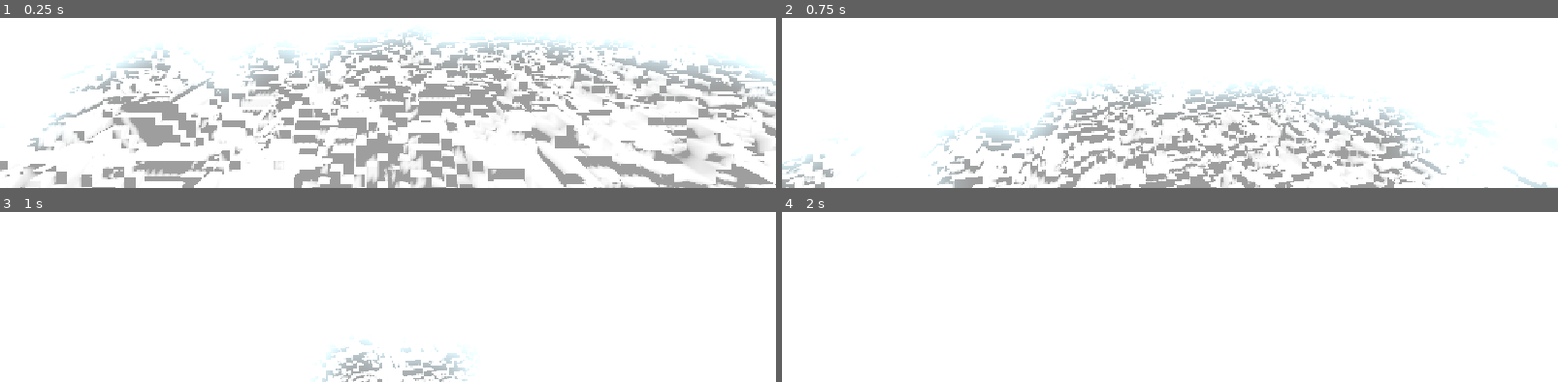
Above: before the commit, frames 1-4 (two rows, left to right).
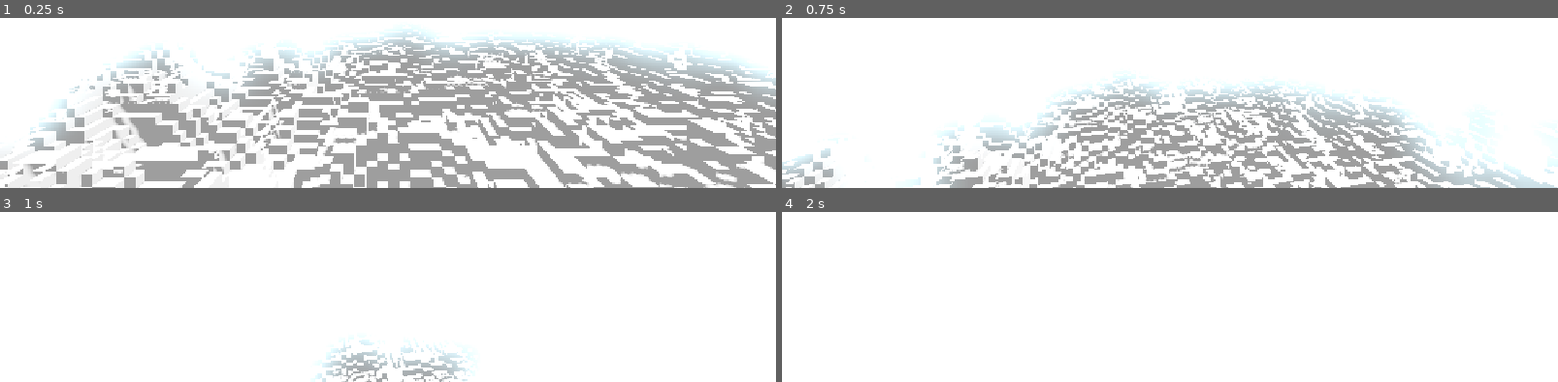
Above: after the commit, the same moments.

Repository: Lost-Rabbit-Digital/The_Voxel_Project
Game: Godot game, scene res://scenes/voxel_test_scene.tscn
Two runs of this game, one before a commit and one after it. Both use one fixed random seed, a clock stepped at 60 frames per second and the inputs below.
Inputs (mouse positions are in pixels of both pictures, inside the frame that each line leads up to):
- Up to frame 1 (0.25 s): no input
- Up to frame 2 (0.75 s): tap Enter at 0.5 s; move the mouse to (outside the picture) at 0.52 s; hold E (up) from 0.53 s (still down); hold Shift from 0.53 s (still down)
- Up to frame 3 (1 s): keep holding E (up); keep holding Shift
- Up to frame 4 (2 s): keep holding E (up); move the mouse to (outside the picture) at 1.27 s; release Shift at 1.28 s; tap R at 1.35 s

The runs differ from the first frame. In frame 1, 17% of the frame differs, in the area x 0-100%, y 6-100%; in frame 2, 8.2%; in frame 3, 0.5%; in frame 4, nothing differs.

Commit message:
Fix face winding order, normals, and ambient occlusion in chunk_mesh_builder
Changes:
- Remove generate_normals() call to use only manual normals for flat shading
- Set normal for each vertex individually in _add_quad function
- Add detailed comments explaining vertex ordering for each face (CCW from outside)
- Improve ambient occlusion brightness values for better visibility:
  * Top: 1.0 (brightest, facing sky)
  * Bottom: 0.6 (darker, in shadow)
  * North/South: 0.85 (slightly shaded)
  * East/West: 0.75 (medium shade)
- All faces use counter-clockwise winding when viewed from outside
- Ensures proper backface culling and face visibility

This fixes issues with face coordinates and ambient occlusion rendering.

Diff:
--- a/godot_project/scripts/voxel_engine_v2/systems/chunk_mesh_builder.gd
+++ b/godot_project/scripts/voxel_engine_v2/systems/chunk_mesh_builder.gd
@@ -85,8 +85,7 @@
 		print("[MeshBuilder] No vertices to mesh, returning null")
 		return null
 
-	# Generate normals and create mesh
-	st.generate_normals()
+	# Index the mesh for optimization (manual normals already set, no auto-generation needed)
 	st.index()
 
 	# Create mesh instance
@@ -195,83 +194,88 @@
 			return Color(1.0, 0.0, 1.0)  # Magenta for unknown types
 
 ## Add a quad (two triangles) with color
+## Vertices should be in counter-clockwise order when viewed from outside
 func _add_quad(st: SurfaceTool, vertices: PackedVector3Array, normal: Vector3, color: Color) -> void:
-	# First triangle (0, 1, 2)
+	# First triangle (0, 1, 2) - counter-clockwise
 	st.set_color(color)
 	st.set_normal(normal)
 	st.add_vertex(vertices[0])
+	st.set_normal(normal)
 	st.add_vertex(vertices[1])
+	st.set_normal(normal)
 	st.add_vertex(vertices[2])
 
-	# Second triangle (0, 2, 3)
+	# Second triangle (0, 2, 3) - counter-clockwise
 	st.set_color(color)
 	st.set_normal(normal)
 	st.add_vertex(vertices[0])
+	st.set_normal(normal)
 	st.add_vertex(vertices[2])
+	st.set_normal(normal)
 	st.add_vertex(vertices[3])
 
-## Top face (+Y)
+## Top face (+Y) - looking down from above, vertices are counter-clockwise
 func _add_top_face(st: SurfaceTool, pos: Vector3, voxel_type: int) -> void:
 	var vertices := PackedVector3Array([
-		pos + Vector3(0, VOXEL_SIZE, 0),
-		pos + Vector3(VOXEL_SIZE, VOXEL_SIZE, 0),
-		pos + Vector3(VOXEL_SIZE, VOXEL_SIZE, VOXEL_SIZE),
-		pos + Vector3(0, VOXEL_SIZE, VOXEL_SIZE)
-	])
-	var color := _get_voxel_color(voxel_type)
-	_add_quad(st, vertices, Vector3.UP, color * 1.0)  # Full brightness
-
-## Bottom face (-Y)
+		pos + Vector3(0, VOXEL_SIZE, 0),              # back-left
+		pos + Vector3(VOXEL_SIZE, VOXEL_SIZE, 0),      # back-right
+		pos + Vector3(VOXEL_SIZE, VOXEL_SIZE, VOXEL_SIZE), # front-right
+		pos + Vector3(0, VOXEL_SIZE, VOXEL_SIZE)       # front-left
+	])
+	var color := _get_voxel_color(voxel_type)
+	_add_quad(st, vertices, Vector3.UP, color * 1.0)  # Brightest (facing sky)
+
+## Bottom face (-Y) - looking up from below, vertices are counter-clockwise
 func _add_bottom_face(st: SurfaceTool, pos: Vector3, voxel_type: int) -> void:
 	var vertices := PackedVector3Array([
-		pos + Vector3(0, 0, 0),
-		pos + Vector3(0, 0, VOXEL_SIZE),
-		pos + Vector3(VOXEL_SIZE, 0, VOXEL_SIZE),
-		pos + Vector3(VOXEL_SIZE, 0, 0)
-	])
-	var color := _get_voxel_color(voxel_type)
-	_add_quad(st, vertices, Vector3.DOWN, color * 0.5)  # Darker
-
-## North face (+Z)
+		pos + Vector3(0, 0, 0),              # back-left
+		pos + Vector3(0, 0, VOXEL_SIZE),      # front-left
+		pos + Vector3(VOXEL_SIZE, 0, VOXEL_SIZE), # front-right
+		pos + Vector3(VOXEL_SIZE, 0, 0)       # back-right
+	])
+	var color := _get_voxel_color(voxel_type)
+	_add_quad(st, vertices, Vector3.DOWN, color * 0.6)  # Darker (shadow)
+
+## North face (+Z) - looking from front, vertices are counter-clockwise
 func _add_north_face(st: SurfaceTool, pos: Vector3, voxel_type: int) -> void:
 	var vertices := PackedVector3Array([
-		pos + Vector3(0, 0, VOXEL_SIZE),
-		pos + Vector3(0, VOXEL_SIZE, VOXEL_SIZE),
-		pos + Vector3(VOXEL_SIZE, VOXEL_SIZE, VOXEL_SIZE),
-		pos + Vector3(VOXEL_SIZE, 0, VOXEL_SIZE)
-	])
-	var color := _get_voxel_color(voxel_type)
-	_add_quad(st, vertices, Vector3.FORWARD, color * 0.8)
-
-## South face (-Z)
+		pos + Vector3(0, 0, VOXEL_SIZE),              # bottom-left
+		pos + Vector3(0, VOXEL_SIZE, VOXEL_SIZE),      # top-left
+		pos + Vector3(VOXEL_SIZE, VOXEL_SIZE, VOXEL_SIZE), # top-right
+		pos + Vector3(VOXEL_SIZE, 0, VOXEL_SIZE)       # bottom-right
+	])
+	var color := _get_voxel_color(voxel_type)
+	_add_quad(st, vertices, Vector3.FORWARD, color * 0.85)  # Slightly shaded
+
+## South face (-Z) - looking from back, vertices are counter-clockwise
 func _add_south_face(st: SurfaceTool, pos: Vector3, voxel_type: int) -> void:
 	var vertices := PackedVector3Array([
-		pos + Vector3(VOXEL_SIZE, 0, 0),
-		pos + Vector3(VOXEL_SIZE, VOXEL_SIZE, 0),
-		pos + Vector3(0, VOXEL_SIZE, 0),
-		pos + Vector3(0, 0, 0)
-	])
-	var color := _get_voxel_color(voxel_type)
-	_add_quad(st, vertices, Vector3.BACK, color * 0.8)
-
-## East face (+X)
+		pos + Vector3(VOXEL_SIZE, 0, 0),      # bottom-right (when viewing from back)
+		pos + Vector3(VOXEL_SIZE, VOXEL_SIZE, 0), # top-right
+		pos + Vector3(0, VOXEL_SIZE, 0),      # top-left
+		pos + Vector3(0, 0, 0)                # bottom-left
+	])
+	var color := _get_voxel_color(voxel_type)
+	_add_quad(st, vertices, Vector3.BACK, color * 0.85)  # Slightly shaded
+
+## East face (+X) - looking from right side, vertices are counter-clockwise
 func _add_east_face(st: SurfaceTool, pos: Vector3, voxel_type: int) -> void:
 	var vertices := PackedVector3Array([
-		pos + Vector3(VOXEL_SIZE, 0, VOXEL_SIZE),
-		pos + Vector3(VOXEL_SIZE, VOXEL_SIZE, VOXEL_SIZE),
-		pos + Vector3(VOXEL_SIZE, VOXEL_SIZE, 0),
-		pos + Vector3(VOXEL_SIZE, 0, 0)
-	])
-	var color := _get_voxel_color(voxel_type)
-	_add_quad(st, vertices, Vector3.RIGHT, color * 0.7)
-
-## West face (-X)
+		pos + Vector3(VOXEL_SIZE, 0, VOXEL_SIZE),  # bottom-front
+		pos + Vector3(VOXEL_SIZE, VOXEL_SIZE, VOXEL_SIZE), # top-front
+		pos + Vector3(VOXEL_SIZE, VOXEL_SIZE, 0),  # top-back
+		pos + Vector3(VOXEL_SIZE, 0, 0)            # bottom-back
+	])
+	var color := _get_voxel_color(voxel_type)
+	_add_quad(st, vertices, Vector3.RIGHT, color * 0.75)  # Medium shade
+
+## West face (-X) - looking from left side, vertices are counter-clockwise
 func _add_west_face(st: SurfaceTool, pos: Vector3, voxel_type: int) -> void:
 	var vertices := PackedVector3Array([
-		pos + Vector3(0, 0, 0),
-		pos + Vector3(0, VOXEL_SIZE, 0),
-		pos + Vector3(0, VOXEL_SIZE, VOXEL_SIZE),
-		pos + Vector3(0, 0, VOXEL_SIZE)
-	])
-	var color := _get_voxel_color(voxel_type)
-	_add_quad(st, vertices, Vector3.LEFT, color * 0.7)
+		pos + Vector3(0, 0, 0),           # bottom-back
+		pos + Vector3(0, VOXEL_SIZE, 0),   # top-back
+		pos + Vector3(0, VOXEL_SIZE, VOXEL_SIZE), # top-front
+		pos + Vector3(0, 0, VOXEL_SIZE)    # bottom-front
+	])
+	var color := _get_voxel_color(voxel_type)
+	_add_quad(st, vertices, Vector3.LEFT, color * 0.75)  # Medium shade
